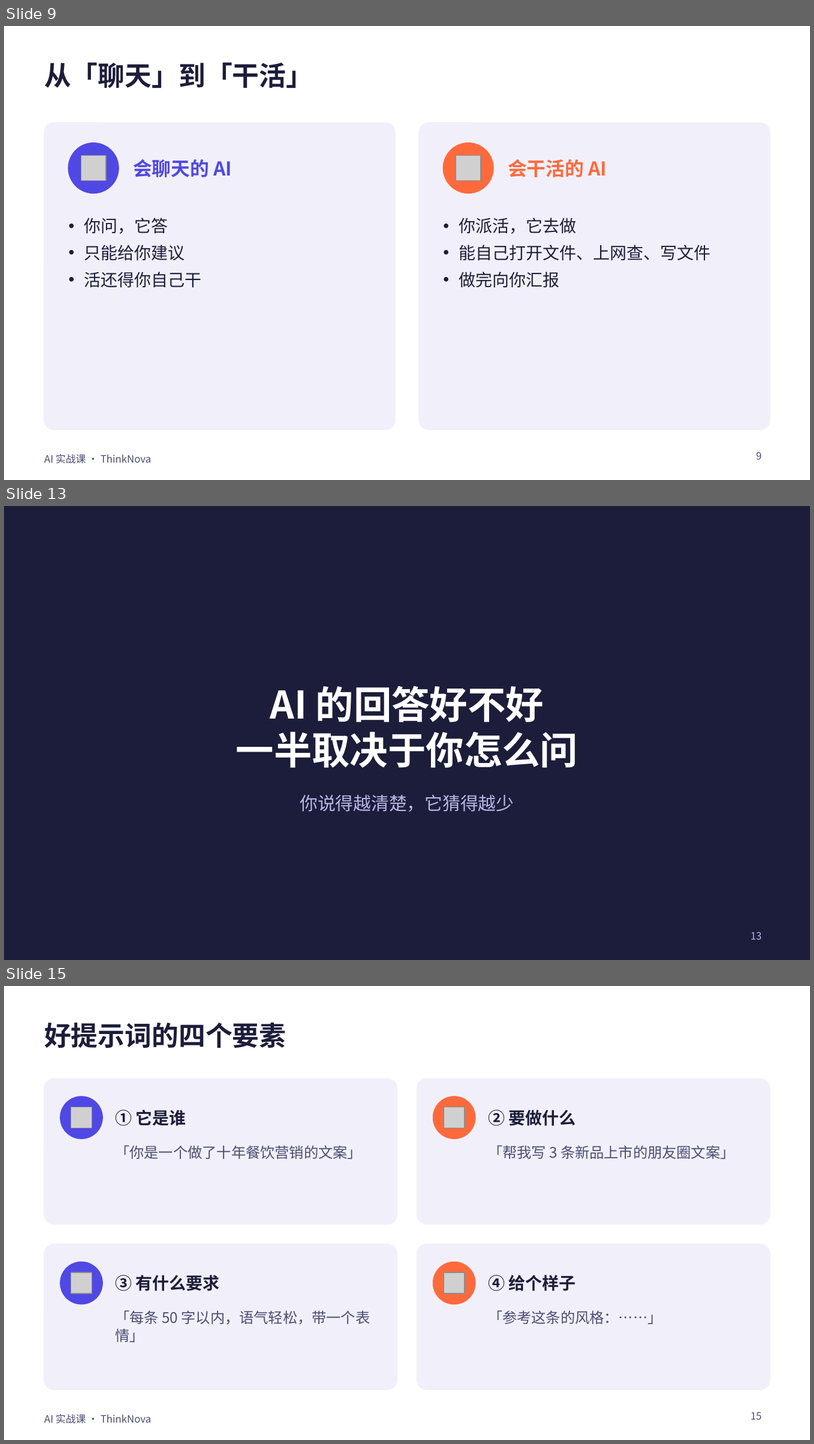
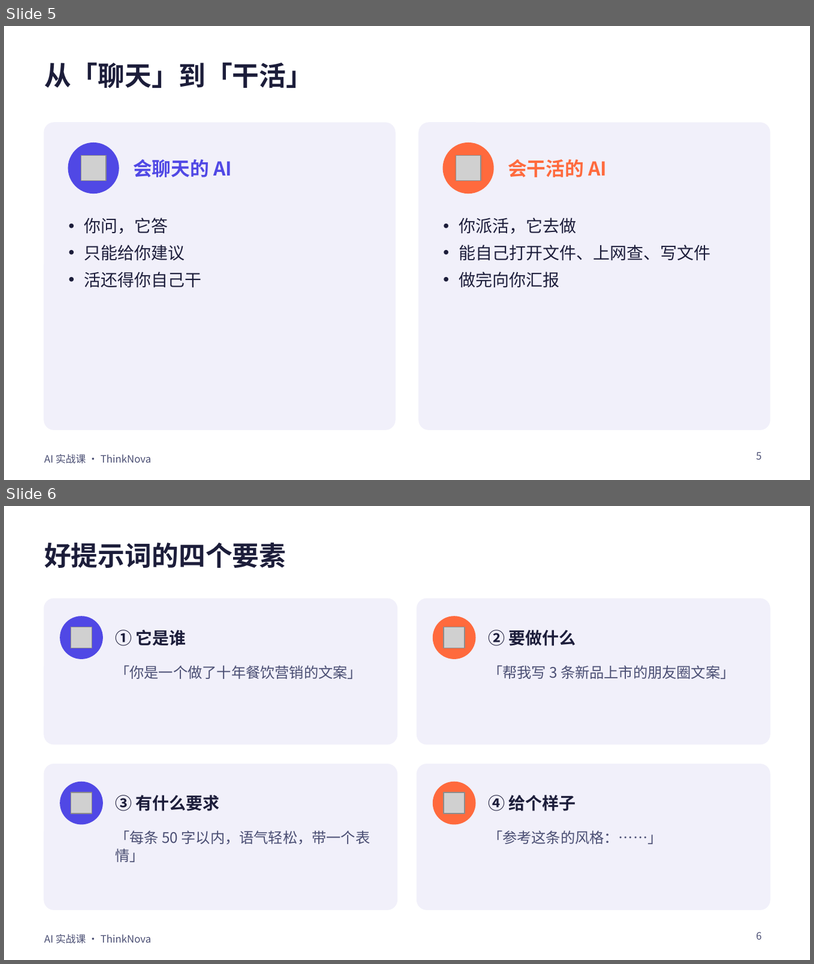
Before and after one commit to freyhuang-11/thinknova-memory, a slide deck: courses/AI课程_2026-10/PPT/AI实战课_精华版.pptx. Shown one above the other, each under a label of ours: slides 9, 13 and 15 before the commit, slides 5 and 6 after it; the slides between them are not shown. The pictures are 814x1444 and 814x964 pixels, drawn with LibreOffice and Linux fonts; fonts in the diff are those of the drawing; grey boxes stand for pictures. Boxes give left, top, right and bottom in pixels: in the first picture for what was removed or moved away, otherwise in the second. Text is boxed around its words. In the diff, an @@ line names an element or a change of style, - is before the commit and + after.

```diff
--- a/courses/AI课程_2026-10/PPT/AI实战课_精华版.pptx
+++ b/courses/AI课程_2026-10/PPT/AI实战课_精华版.pptx
@@ slide 13 removed at (x1=4, y1=506, x2=810, y2=960), background #1C1D3A @@
@@ title removed at (x1=236, y1=685, x2=578, y2=768) @@
-AI 的回答好不好
-一半取决于你怎么问
@@ text removed at (x1=300, y1=795, x2=514, y2=811) @@
-你说得越清楚，它猜得越少
@@ page number removed at (x1=751, y1=931, x2=762, y2=939) @@
-13
@@ what was slide 9 is now slide 5 @@
@@ page number at (x1=756, y1=451, x2=762, y2=459): text changed @@
-9
+5
@@ what was slide 15 is now slide 6 @@
@@ page number at (x1=756, y1=931, x2=762, y2=939): text changed @@
-15
+6
```
Also in this commit, not shown: 1 slide changed, 57 other slides removed, 4 other files.
